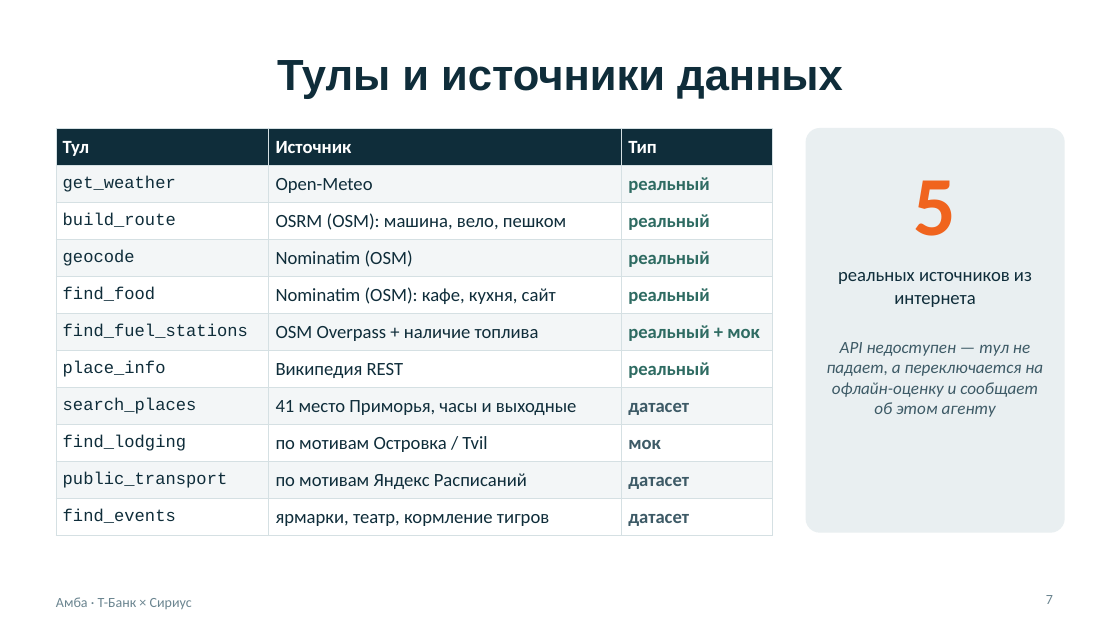
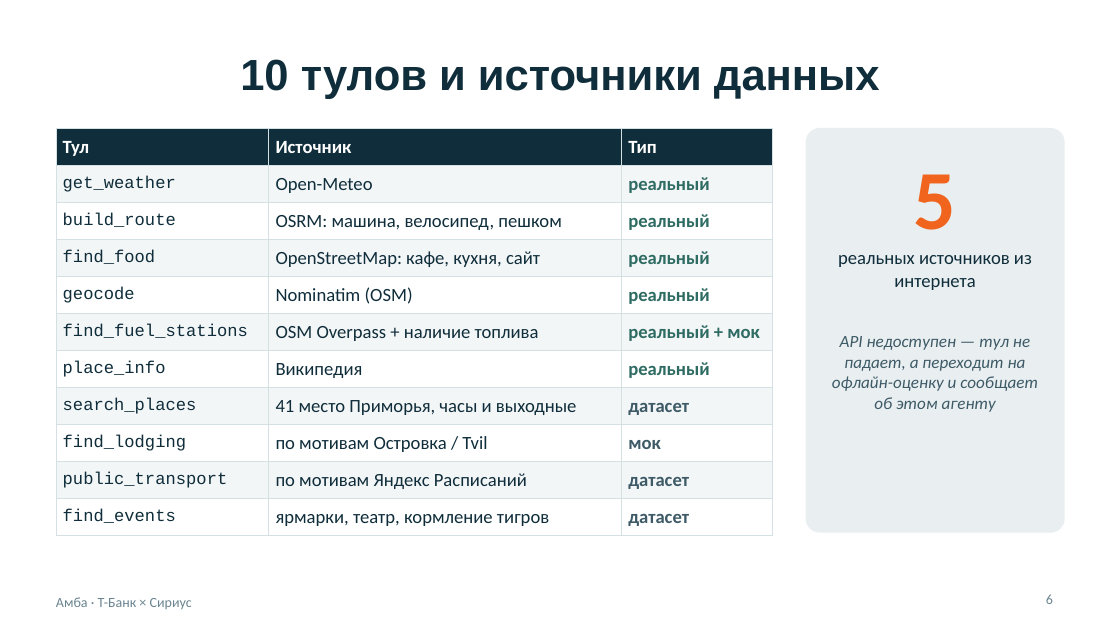
Before and after one commit to BessolitsinGleb/AI-ta, a slide deck: slide 6 of presentation/Amba_Travel_AI.pptx (slide 7 before the commit). Drawn at 1120x630 pixels with LibreOffice and Linux fonts; fonts in the diff are those of the drawing. Boxes give left, top, right and bottom in pixels: in the first picture for what was removed or moved away, otherwise in the second. Text is boxed around its words. In the diff, an @@ line names an element or a change of style, - is before the commit and + after.

```diff
--- a/presentation/Amba_Travel_AI.pptx
+++ b/presentation/Amba_Travel_AI.pptx
@@ title at <box>240,59,880,99</box>: text changed @@
-Тулы и источники данных
+10 тулов и источники данных
@@ table at <box>56,129,773,530</box> @@
-row 3: build_route | OSRM (OSM): машина, вело, пешком | реальный
+row 3: build_route | OSRM: машина, велосипед, пешком | реальный
+row 4: find_food | OpenStreetMap: кафе, кухня, сайт | реальный
-row 5: find_food | Nominatim (OSM): кафе, кухня, сайт | реальный
-row 7, column 2: Википедия REST
+row 7, column 2: Википедия
@@ text "5" at <box>914,174,957,230</box>: vertical alignment middle to top @@
@@ text "реальных источников из интернета" at <box>838,255,1032,290</box>: vertical alignment middle to top @@
@@ text at <box>832,336,1038,412</box>: text changed @@
-API недоступен — тул не падает, а переключается на офлайн-оценку и сообщает об этом агенту
+API недоступен — тул не падает, а переходит на офлайн-оценку и сообщает об этом агенту
@@ page number at <box>1046,594,1053,604</box>: text changed @@
-7
+6
```
Also in this commit, not shown: 7 other slides changed, 4 slides added, 7 slides removed, 5 other files.
